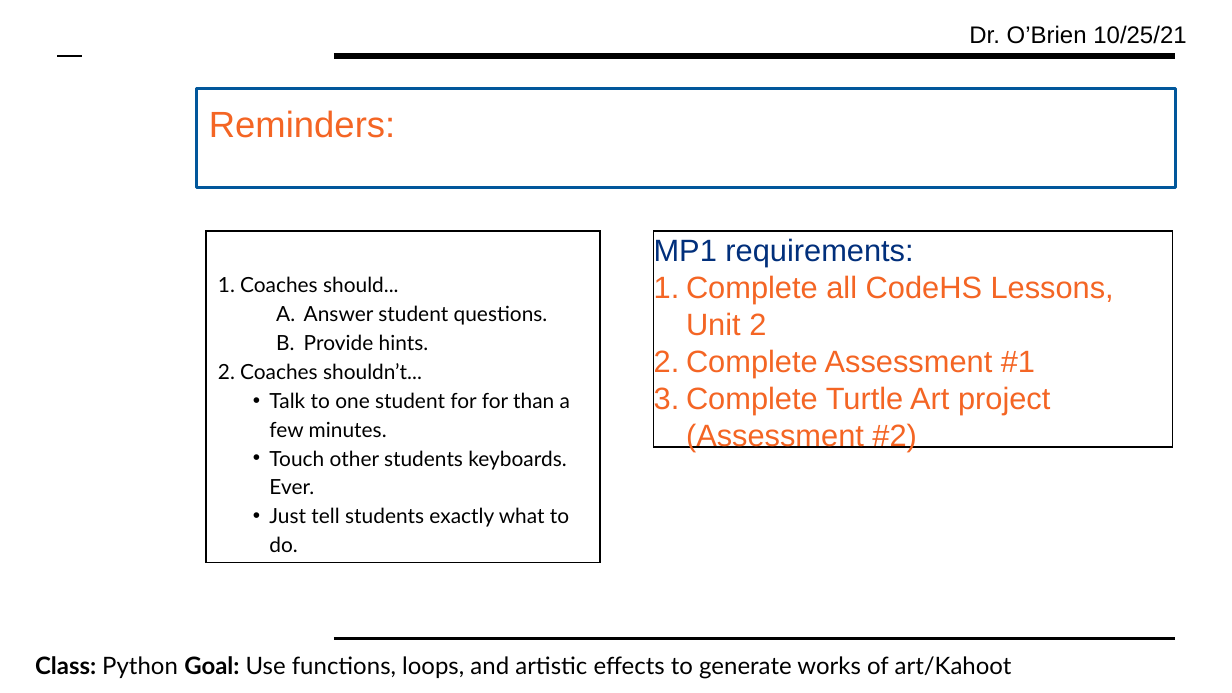
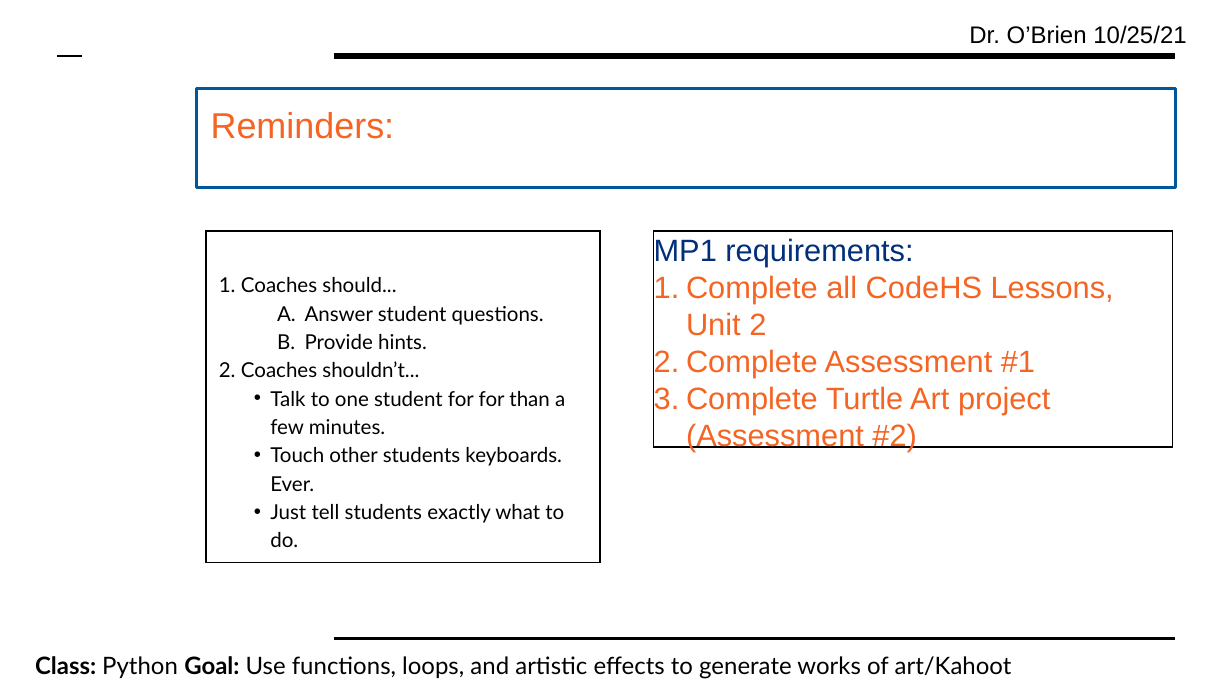
Before and after one commit to cobrien87/work, a slide deck: slide 3 of Print/lesson_61_python.pptx. Drawn at 1232x693 pixels with LibreOffice and Linux fonts; fonts in the diff are those of the drawing; background and template pictures are left out. Boxes give left, top, right and bottom in pixels: in the first picture for what was removed or moved away, otherwise in the second. Text is boxed around its words. In the diff, an @@ line names an element or a change of style, - is before the commit and + after.

```diff
--- a/Print/lesson_61_python.pptx
+++ b/Print/lesson_61_python.pptx
@@ rectangle added at box(197, 89, 1177, 187), fill #FFFFFF, outline #01579B 2 pt @@
@@ text "Reminders:": place and size @@
-text "Reminders:" at box(197, 89, 1177, 187)
+text "Reminders:" at box(211, 112, 395, 139)
@@ text "Reminders:" at box(211, 112, 395, 139): size 21.4 to 21 pt; fill #FFFFFF to none; outline #01579B 2 pt to none @@
@@ rectangle added at box(206, 230, 600, 562), outline #000000 1 pt @@
@@ text "Coaches should...": place and size @@
-text "Coaches should..." at box(206, 230, 600, 562)
+text "Coaches should..." at box(241, 277, 565, 547)
@@ text "Coaches should..." at box(241, 277, 565, 547): size 12.2 to 12 pt; outline #000000 1 pt to none @@
```
Also in this commit, not shown: 6 other slides changed, 1 slide added, 1 other file.
